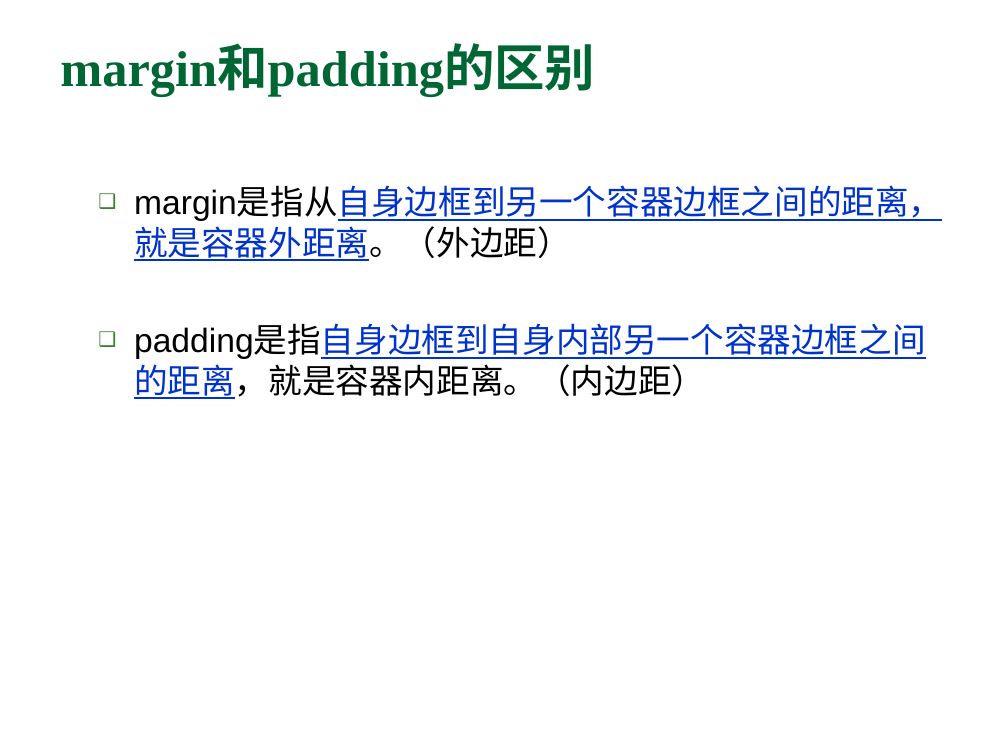
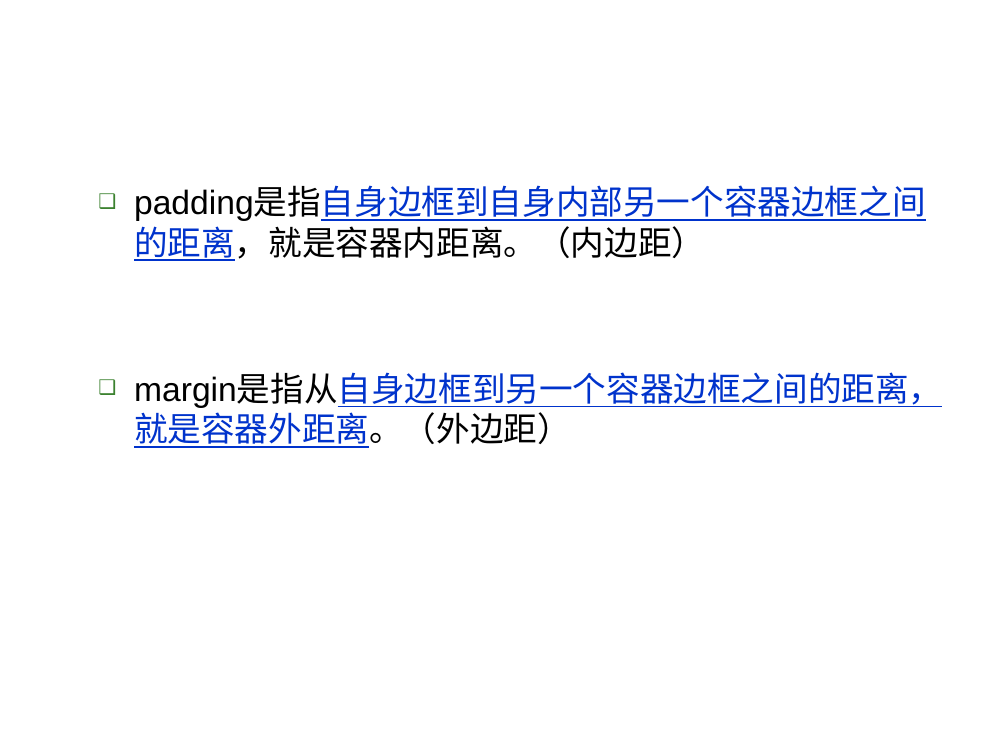
Before and after one commit to arnold117/AndroidProgramming, a slide deck: slide 31 of slides/第二讲 Android入门和简单程序设计.ppt (slide 44 before the commit). Drawn at 1008x756 pixels with LibreOffice and Linux fonts; fonts in the diff are those of the drawing. Boxes give left, top, right and bottom in pixels: in the first picture for what was removed or moved away, otherwise in the second. Text is boxed around its words. In the diff, an @@ line names an element or a change of style, - is before the commit and + after.

```diff
--- a/slides/第二讲 Android入门和简单程序设计.ppt
+++ b/slides/第二讲 Android入门和简单程序设计.ppt
@@ title removed at [60, 46, 595, 96] @@
-margin和padding的区别
@@ text at [134, 220, 705, 261]: paragraph added @@
+  ❑ padding是指自身边框到自身内部另一个容器边框之间的距离，就是容器内距离。（内边距）
@@ text at [134, 358, 705, 399]: paragraph removed @@
-  ❑ padding是指自身边框到自身内部另一个容器边框之间的距离，就是容器内距离。（内边距）
```
Also in this commit, not shown: 12 other slides changed, 10 slides added, 8 slides removed, 1 other file.
